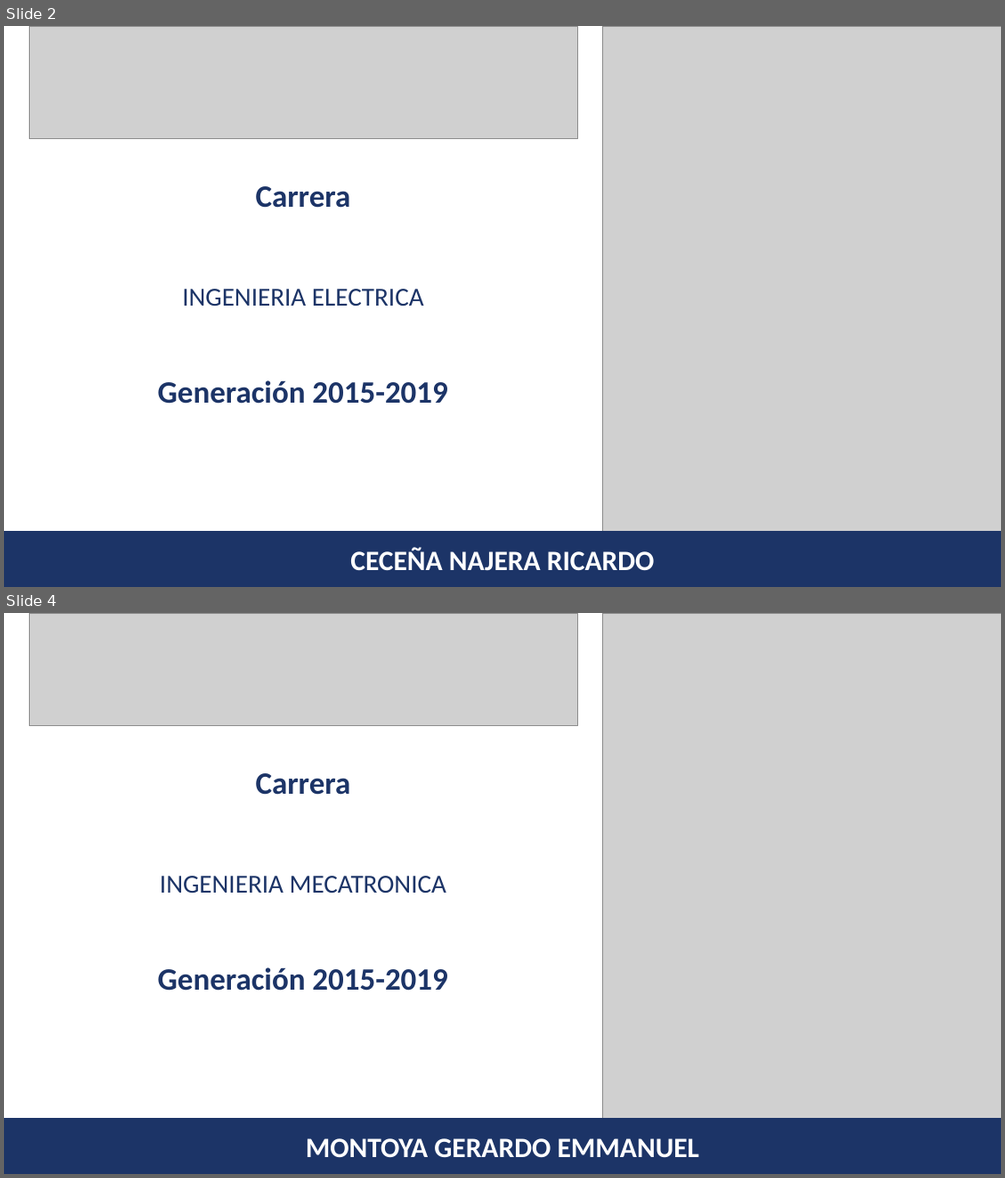
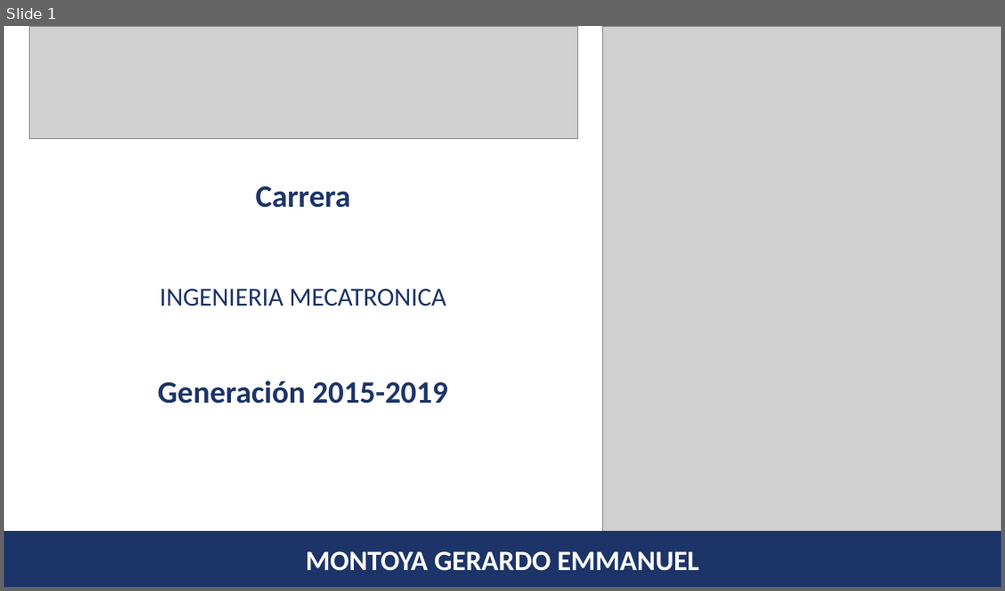
Before and after one commit to Suz8a/pptxGenerator, a slide deck: generator/INGENIERIA MECATRONICA.pptx. Shown one above the other, each under a label of ours: slides 2 and 4 before the commit, slide 1 after it; the slides between them are not shown. The pictures are 1005x1178 and 1005x591 pixels, drawn with LibreOffice and Linux fonts; fonts in the diff are those of the drawing; grey boxes stand for pictures. Boxes give left, top, right and bottom in pixels: in the first picture for what was removed or moved away, otherwise in the second. Text is boxed around its words. In the diff, an @@ line names an element or a change of style, - is before the commit and + after.

Commit message:
generates pptx by carrer

```diff
--- a/generator/INGENIERIA MECATRONICA.pptx
+++ b/generator/INGENIERIA MECATRONICA.pptx
@@ slide 2 removed at bbox=[4, 26, 1001, 587], background #FFFFFF @@
@@ picture removed at bbox=[29, 26, 577, 138] @@
@@ picture removed at bbox=[602, 26, 1001, 531] @@
@@ text removed at bbox=[256, 186, 351, 208] @@
-Carrera
@@ text removed at bbox=[182, 289, 424, 305] @@
-INGENIERIA ELECTRICA
@@ text removed at bbox=[158, 380, 447, 403] @@
-Generación 2015-2019
@@ rectangle removed at bbox=[4, 531, 1001, 587] @@
-CECEÑA NAJERA RICARDO
@@ what was slide 4 is now slide 1 @@
```
Also in this commit, not shown: 3 other slides removed, 3 other files.
